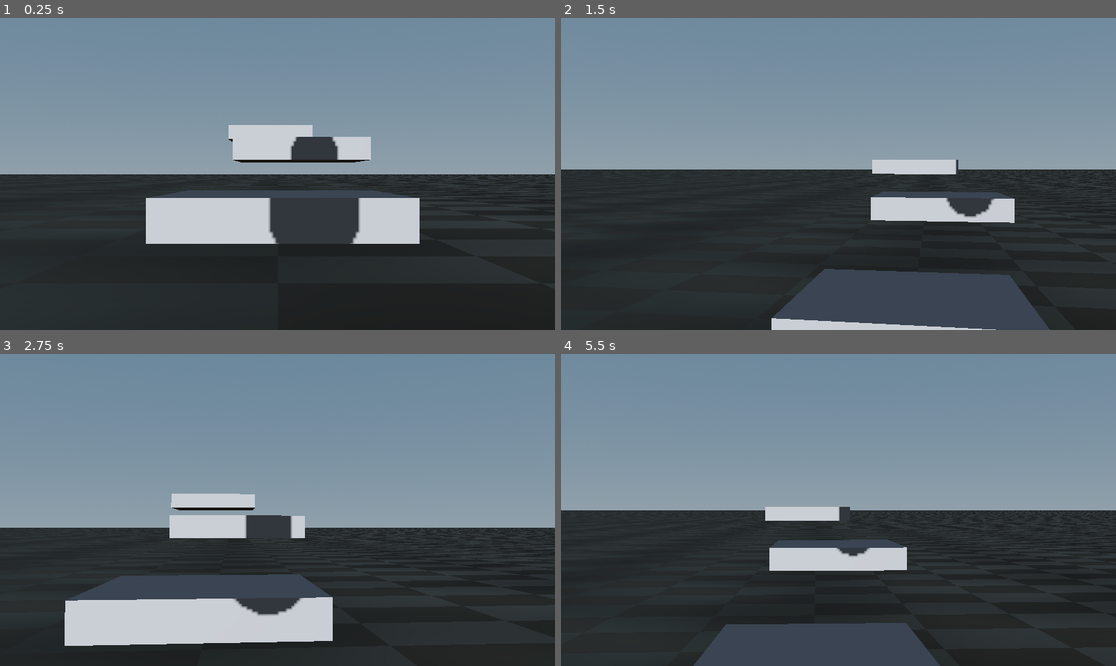
Above: before the commit, frames 1-4 (two rows, left to right).
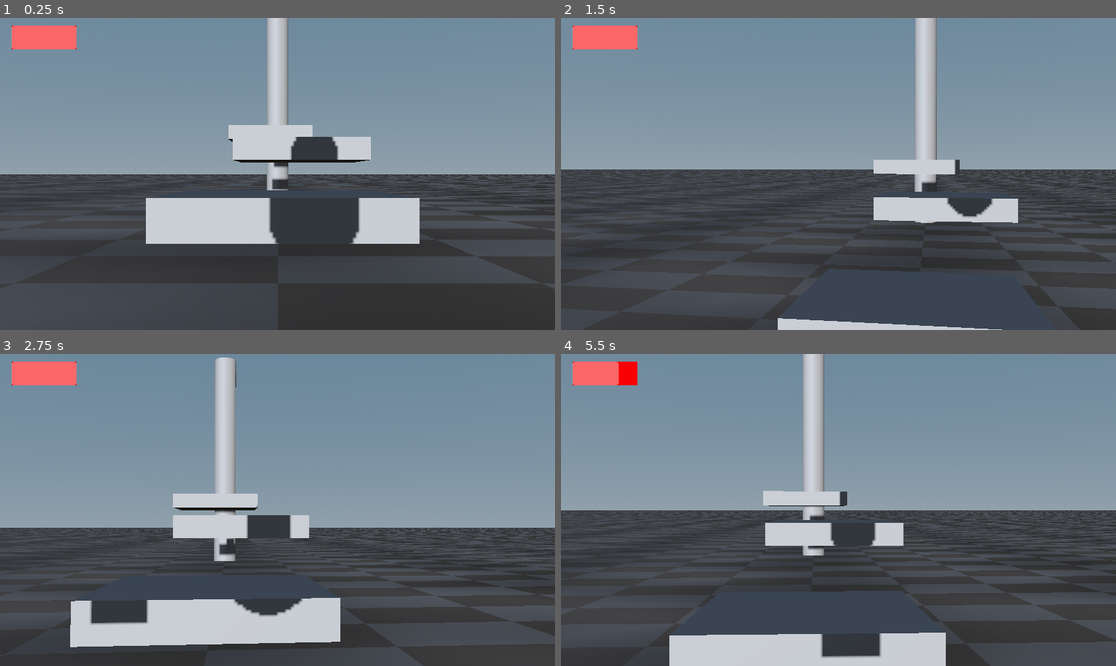
Above: after the commit, the same moments.

Repository: sof4k1n/godot_prototype
Game: Godot game, scene res://world.tscn
Two runs of this game, one before a commit and one after it. Both use one fixed random seed, a clock stepped at 60 frames per second and the inputs below.
Inputs (mouse positions are in pixels of both pictures, inside the frame that each line leads up to):
- Up to frame 1 (0.25 s): no input
- Up to frame 2 (1.5 s): tap Enter (ui_accept) at 0.5, 0.77, 1.07 s; move the mouse to (866, 174) at 0.52 s; tap A (a) at 0.6 s; click (866, 174) at 0.67 s; tap D (d) at 0.8, 1.35 s; move the mouse to (810, 174) at 1.27 s; click (810, 174) at 1.42 s
- Up to frame 3 (2.75 s): tap Enter (ui_accept) at 1.52, 1.82 s; tap S (s) at 1.55, 2.1 s; move the mouse to (288, 503) at 2.02 s; click (288, 503) at 2.17 s; tap W (w) at 2.3 s
- Up to frame 4 (5.5 s): move the mouse to (832, 516) at 2.77 s; tap W (w) at 2.85 s; click (832, 516) at 2.92 s; tap Enter (ui_accept) at 3.02, 3.32, 3.77, 3.8, 4.07, 4.35, 4.52, 4.82 s; tap Shift at 3.05 s; move the mouse to (877, 513) at 3.52 s; hold Shift 3.53-4.28 s; click (877, 513) at 3.67 s; move the mouse to (794, 506) at 4.27 s; click (794, 506) at 4.42 s; tap A (a) at 4.55, 5.1 s; move the mouse to (844, 510) at 5.02 s; click (844, 510) at 5.17 s; tap D (d) at 5.3 s

The runs differ from the first frame. In frame 1, 24% of the frame differs, in the area x 0-100%, y 0-100%; in frame 2, 26%; in frame 3, 24%; in frame 4, 35%.

Commit message:
Add files via upload
добавила урон, хп, простенького моба для теста, увеличила скорость спринта и добавила 6 колон

Diff:
--- /dev/null
+++ b/enemy.gd
@@ -0,0 +1,23 @@
+extends CharacterBody3D
+
+
+const SPEED = 2.0
+var hp = 3
+@onready var player = get_tree().root.find_child('player', true, false)
+
+func _physics_process(delta: float) -> void:
+	if player:
+		var direction = (player.global_position - global_position).normalized()
+		velocity.x = direction.x * SPEED
+		velocity.z = direction.z * SPEED
+	move_and_slide()
+
+func take_damage(amount):
+	hp -= amount
+	if hp <= 0:
+		queue_free()
+
+func _on_attack_area_body_entered(body):
+	if body.is_in_group('player'):
+		if body.has_method('take_damage'):
+			body.take_damage(10)
--- /dev/null
+++ b/enemy.tscn
@@ -0,0 +1,31 @@
+[gd_scene format=3 uid="uid://ck2lhxv4hbk8u"]
+
+[ext_resource type="Script" uid="uid://b5jselualvf77" path="res://enemy.gd" id="1_7k104"]
+
+[sub_resource type="StandardMaterial3D" id="StandardMaterial3D_7k104"]
+albedo_color = Color(0.97, 0.09797002, 0.067899995, 1)
+
+[sub_resource type="BoxMesh" id="BoxMesh_4gyqm"]
+material = SubResource("StandardMaterial3D_7k104")
+size = Vector3(0.6, 0.6, 0.6)
+
+[sub_resource type="BoxShape3D" id="BoxShape3D_qi2p4"]
+size = Vector3(0.4942627, 0.51171875, 0.49523926)
+
+[sub_resource type="BoxShape3D" id="BoxShape3D_7k104"]
+
+[node name="enemy" type="CharacterBody3D" unique_id=1054685910]
+script = ExtResource("1_7k104")
+
+[node name="MeshInstance3D" type="MeshInstance3D" parent="." unique_id=1294253286]
+mesh = SubResource("BoxMesh_4gyqm")
+
+[node name="CollisionShape3D" type="CollisionShape3D" parent="." unique_id=770269688]
+shape = SubResource("BoxShape3D_qi2p4")
+
+[node name="AttackArea" type="Area3D" parent="." unique_id=1611690440]
+
+[node name="CollisionShape3D" type="CollisionShape3D" parent="AttackArea" unique_id=890566922]
+shape = SubResource("BoxShape3D_7k104")
+
+[connection signal="body_entered" from="AttackArea" to="." method="_on_attack_area_body_entered"]
--- a/player.gd
+++ b/player.gd
@@ -1,13 +1,19 @@
 extends CharacterBody3D
 
 
-const SPEED = 5.0
-const SPRINT_SPEED = 8.0
+const SPEED = 4.0
+const SPRINT_SPEED = 10.0
 const JUMP_VELOCITY = 5.0
 const DOUBLE_JUMP_VELOCITY = 4.0
 const MOUSE_SENSITIVITY = 0.003
 var has_double_jamped = false
+var jump_buffer_time = 0.2
+var jump_buffer_timer = 0.0
+var sprint_delay = 0.15
+var sprint_timer = 0.0
 var gravity = ProjectSettings.get_setting('physics/3d/default_gravity')
+var hp = 100
+@onready var health_bar: ProgressBar = $CanvasLayer/ProgressBar
 
 
 func _ready() -> void:
@@ -18,6 +24,7 @@
 		rotate_y(-event.relative.x * MOUSE_SENSITIVITY)
 		$Camera3D.rotate_x(-event.relative.y * MOUSE_SENSITIVITY)
 		$Camera3D.rotation.x = clamp($Camera3D.rotation.x, deg_to_rad(-89), deg_to_rad(89))
+
 
 func _physics_process(delta: float) -> void:
 	# Add the gravity.
@@ -30,9 +37,13 @@
 
 	# Handle jump.
 	if Input.is_action_just_pressed("ui_accept"):
-		if is_on_floor():
+		jump_buffer_timer = jump_buffer_time
+		if jump_buffer_time > 0:
+			jump_buffer_timer -= delta
+		if is_on_floor() and jump_buffer_timer > 0:
 			velocity.y = JUMP_VELOCITY
-		elif not has_double_jamped:
+			jump_buffer_timer = 0
+		elif Input.is_action_just_pressed("ui_accept") and not has_double_jamped:
 			velocity.y = DOUBLE_JUMP_VELOCITY
 			has_double_jamped = true
 
@@ -41,7 +52,11 @@
 	var input_dir := Input.get_vector("a", "d", "w", "s")
 	var current_speed = SPEED
 	if Input.is_key_pressed(KEY_SHIFT):
-		current_speed = SPRINT_SPEED
+		sprint_timer += delta
+		if sprint_timer >= sprint_delay:
+			current_speed = SPRINT_SPEED
+	else:
+		sprint_timer = 0
 	var direction := (transform.basis * Vector3(input_dir.x, 0, input_dir.y)).normalized()
 	if direction:
 		velocity.x = direction.x * current_speed
@@ -51,3 +66,25 @@
 		velocity.z = move_toward(velocity.z, 0, current_speed)
 
 	move_and_slide()
+
+func _input(event: InputEvent) -> void:
+	if event is InputEventMouseButton and event.button_index == MOUSE_BUTTON_LEFT:
+		attack()
+
+func attack():
+	var bodies = $Camera3D/hitbox.get_overlapping_bodies()
+	for body in bodies:
+		if body == self:
+			continue
+		if body.has_method('take_damage'):
+			body.take_damage(1)
+func take_damage(amount):
+	hp = hp - amount
+	var bar = get_node_or_null("CanvasLayer/ProgressBar")
+	if bar:
+		bar.value = hp
+	if hp <= 0:
+		die()
+
+func die():
+	get_tree().reload_current_scene()
--- a/world.tscn
+++ b/world.tscn
@@ -1,10 +1,16 @@
 [gd_scene format=3 uid="uid://debprahfmmn1a"]
 
 [ext_resource type="Script" uid="uid://bib46l8xiuqdd" path="res://player.gd" id="1_f3sb7"]
+[ext_resource type="PackedScene" uid="uid://ck2lhxv4hbk8u" path="res://enemy.tscn" id="2_fj7yv"]
 
 [sub_resource type="CapsuleMesh" id="CapsuleMesh_fj7yv"]
 
 [sub_resource type="CapsuleShape3D" id="CapsuleShape3D_tlwt5"]
+
+[sub_resource type="CapsuleShape3D" id="CapsuleShape3D_aqk2v"]
+
+[sub_resource type="StyleBoxFlat" id="StyleBoxFlat_f3sb7"]
+bg_color = Color(0.9706122, 0, 0.0161106, 1)
 
 [sub_resource type="BoxShape3D" id="BoxShape3D_aqk2v"]
 size = Vector3(500, 7.529236, 500)
@@ -23,10 +29,8 @@
 [sub_resource type="NoiseTexture2D" id="NoiseTexture2D_f3sb7"]
 
 [sub_resource type="StandardMaterial3D" id="StandardMaterial3D_tlwt5"]
-albedo_color = Color(0.5964902, 0.6531254, 0.61080664, 1)
 albedo_texture = SubResource("NoiseTexture2D_fj7yv")
 metallic = 0.21
-metallic_specular = 0.62
 roughness = 0.54
 normal_enabled = true
 normal_scale = 1.14
@@ -59,9 +63,18 @@
 [sub_resource type="BoxShape3D" id="BoxShape3D_fj7yv"]
 size = Vector3(3, 0.5, 3)
 
+[sub_resource type="CylinderMesh" id="CylinderMesh_fj7yv"]
+height = 10.14
+
+[sub_resource type="CylinderShape3D" id="CylinderShape3D_tlwt5"]
+height = 10.14
+
 [node name="world" type="Node3D" unique_id=1677701049]
 
-[node name="player" type="CharacterBody3D" parent="." unique_id=1029263434]
+[node name="enemy" parent="." unique_id=1054685910 instance=ExtResource("2_fj7yv")]
+transform = Transform3D(1, 0, 0, 0, 1, 0, 0, 0, 1, -6.2060814, 1.3276426, 2.6709652)
+
+[node name="player" type="CharacterBody3D" parent="." unique_id=1029263434 groups=["player"]]
 transform = Transform3D(1, 0, 0, 0, 1, 0, 0, 0, 1, 0, 1.5508819, 0)
 script = ExtResource("1_f3sb7")
 
@@ -75,13 +88,36 @@
 [node name="Camera3D" type="Camera3D" parent="player" unique_id=1332519856]
 fov = 32.910755
 
-[node name="StaticBody3D" type="StaticBody3D" parent="." unique_id=134782968]
-
-[node name="CollisionShape3D" type="CollisionShape3D" parent="StaticBody3D" unique_id=1146565172]
+[node name="hitbox" type="Area3D" parent="player/Camera3D" unique_id=1355326681]
+
+[node name="CollisionShape3D" type="CollisionShape3D" parent="player/Camera3D/hitbox" unique_id=239259142]
+transform = Transform3D(1, 0, 0, 0, 1, 0, 0, 0, 1, 0.14441895, 0.043852925, 0)
+shape = SubResource("CapsuleShape3D_aqk2v")
+
+[node name="CanvasLayer" type="CanvasLayer" parent="player" unique_id=401974167]
+
+[node name="ProgressBar" type="ProgressBar" parent="player/CanvasLayer" unique_id=796522091]
+anchors_preset = -1
+anchor_left = 0.018000001
+anchor_top = 0.025
+anchor_right = 0.13800001
+anchor_bottom = 0.1
+offset_left = 3.263998
+offset_top = -0.20000076
+offset_right = 0.023986816
+offset_bottom = 0.19999695
+theme_override_styles/background = SubResource("StyleBoxFlat_f3sb7")
+value = 100.0
+show_percentage = false
+metadata/_edit_use_anchors_ = true
+
+[node name="floor" type="StaticBody3D" parent="." unique_id=134782968]
+
+[node name="CollisionShape3D" type="CollisionShape3D" parent="floor" unique_id=1146565172]
 transform = Transform3D(20, 0, 0, 0, 1, 0, 0, 0, 20, 0, -3.2278748, 0)
 shape = SubResource("BoxShape3D_aqk2v")
 
-[node name="MeshInstance3D" type="MeshInstance3D" parent="StaticBody3D" unique_id=1310184686]
+[node name="MeshInstance3D" type="MeshInstance3D" parent="floor" unique_id=1310184686]
 transform = Transform3D(20, 0, 0, 0, 1, 0, 0, 0, 20, 0, 0, 0)
 mesh = SubResource("BoxMesh_036b0")
 
@@ -118,3 +154,74 @@
 
 [node name="CollisionShape3D" type="CollisionShape3D" parent="StaticBody3D4" unique_id=1126000373]
 shape = SubResource("BoxShape3D_fj7yv")
+
+[node name="columngroup" type="Node3D" parent="." unique_id=1829041012]
+
+[node name="column" type="StaticBody3D" parent="columngroup" unique_id=1410092178]
+transform = Transform3D(0.49999997, 0, 0.86602545, 0, 1, 0, -0.86602545, 0, 0.49999997, 0, 5, 25)
+
+[node name="MeshInstance3D" type="MeshInstance3D" parent="columngroup/column" unique_id=2111133450]
+mesh = SubResource("CylinderMesh_fj7yv")
+
+[node name="CollisionShape3D" type="CollisionShape3D" parent="columngroup/column" unique_id=544235209]
+shape = SubResource("CylinderShape3D_tlwt5")
+
+[node name="columngroup3" type="Node3D" parent="." unique_id=636178904]
+transform = Transform3D(-0.50000006, 0, 0.8660254, 0, 1, 0, -0.8660254, 0, -0.50000006, 0, 0, 0)
+
+[node name="column" type="StaticBody3D" parent="columngroup3" unique_id=2048681252]
+transform = Transform3D(0.49999997, 0, 0.86602545, 0, 1, 0, -0.86602545, 0, 0.49999997, 0, 5, 25)
+
+[node name="MeshInstance3D" type="MeshInstance3D" parent="columngroup3/column" unique_id=267412635]
+mesh = SubResource("CylinderMesh_fj7yv")
+
+[node name="CollisionShape3D" type="CollisionShape3D" parent="columngroup3/column" unique_id=1239519925]
+shape = SubResource("CylinderShape3D_tlwt5")
+
+[node name="columngroup4" type="Node3D" parent="." unique_id=1837174118]
+transform = Transform3D(-1, 0, -8.742278e-08, 0, 1, 0, 8.742278e-08, 0, -1, 0, 0, 0)
+
+[node name="column" type="StaticBody3D" parent="columngroup4" unique_id=1947110945]
+transform = Transform3D(0.49999997, 0, 0.86602545, 0, 1, 0, -0.86602545, 0, 0.49999997, 0, 5, 25)
+
+[node name="MeshInstance3D" type="MeshInstance3D" parent="columngroup4/column" unique_id=303074171]
+mesh = SubResource("CylinderMesh_fj7yv")
+
+[node name="CollisionShape3D" type="CollisionShape3D" parent="columngroup4/column" unique_id=30024405]
+shape = SubResource("CylinderShape3D_tlwt5")
+
+[node name="columngroup5" type="Node3D" parent="." unique_id=48309769]
+transform = Transform3D(-0.4999999, 0, -0.86602545, 0, 1, 0, 0.86602545, 0, -0.4999999, 0, 0, 0)
+
+[node name="column" type="StaticBody3D" parent="columngroup5" unique_id=1522695355]
+transform = Transform3D(0.49999997, 0, 0.86602545, 0, 1, 0, -0.86602545, 0, 0.49999997, 0, 5, 25)
+
+[node name="MeshInstance3D" type="MeshInstance3D" parent="columngroup5/column" unique_id=1946880042]
+mesh = SubResource("CylinderMesh_fj7yv")
+
+[node name="CollisionShape3D" type="CollisionShape3D" parent="columngroup5/column" unique_id=1248679141]
+shape = SubResource("CylinderShape3D_tlwt5")
+
+[node name="columngroup6" type="Node3D" parent="." unique_id=1168764858]
+transform = Transform3D(0.4999999, 0, -0.86602545, 0, 1, 0, 0.86602545, 0, 0.4999999, 0, 0, 0)
+
+[node name="column" type="StaticBody3D" parent="columngroup6" unique_id=1911120292]
+transform = Transform3D(0.49999997, 0, 0.86602545, 0, 1, 0, -0.86602545, 0, 0.49999997, 0, 5, 25)
+
+[node name="MeshInstance3D" type="MeshInstance3D" parent="columngroup6/column" unique_id=2012541721]
+mesh = SubResource("CylinderMesh_fj7yv")
+
+[node name="CollisionShape3D" type="CollisionShape3D" parent="columngroup6/column" unique_id=512761961]
+shape = SubResource("CylinderShape3D_tlwt5")
+
+[node name="columngroup2" type="Node3D" parent="." unique_id=2033237189]
+transform = Transform3D(0.49999997, 0, 0.86602545, 0, 1, 0, -0.86602545, 0, 0.49999997, 0, 0, 0)
+
+[node name="column" type="StaticBody3D" parent="columngroup2" unique_id=142076315]
+transform = Transform3D(0.49999997, 0, 0.86602545, 0, 1, 0, -0.86602545, 0, 0.49999997, 0, 5, 25)
+
+[node name="MeshInstance3D" type="MeshInstance3D" parent="columngroup2/column" unique_id=1357764437]
+mesh = SubResource("CylinderMesh_fj7yv")
+
+[node name="CollisionShape3D" type="CollisionShape3D" parent="columngroup2/column" unique_id=2085009962]
+shape = SubResource("CylinderShape3D_tlwt5")
Not shown, added: enemy.gd.uid
